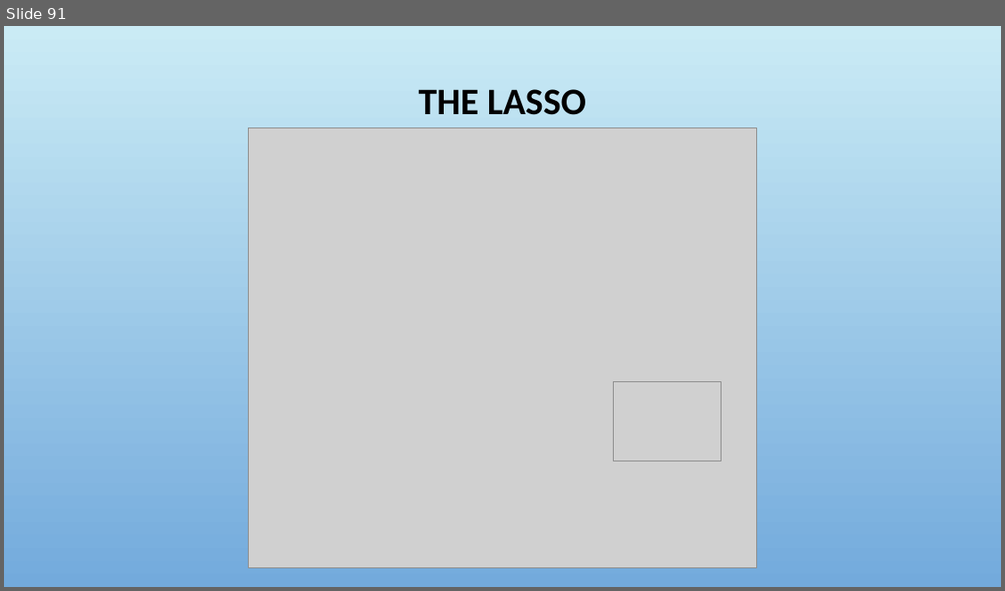
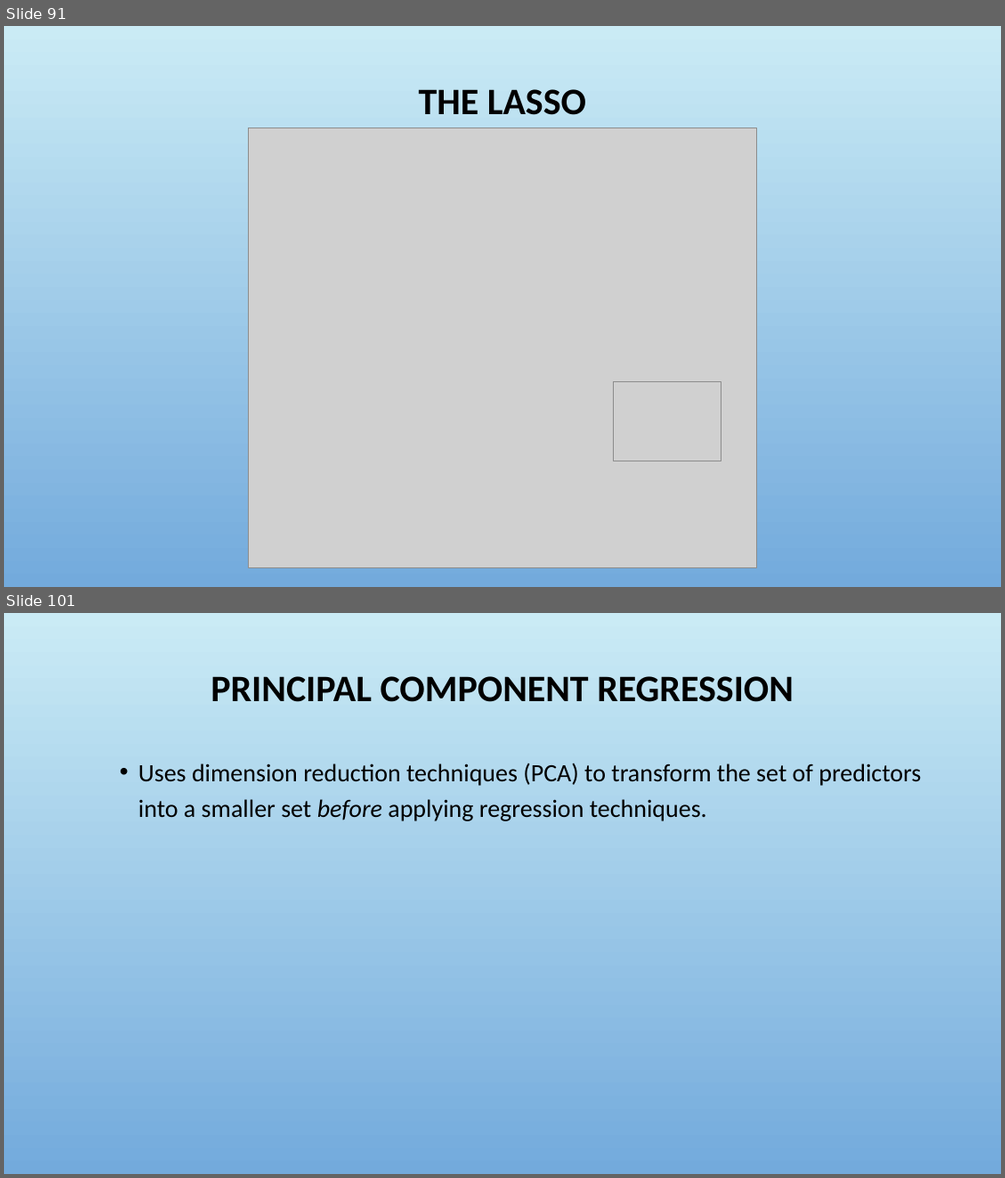
Before and after one commit to fredhutchio/intro-machine-learning, a slide deck: 3. Regression.pptx. Shown one above the other, each under a label of ours: slide 91 before the commit, slides 91 and 101 after it; the slides between them are not shown. The pictures are 1005x591 and 1005x1178 pixels, drawn with LibreOffice and Linux fonts; fonts in the diff are those of the drawing; grey boxes stand for pictures; background and template pictures are left out. Boxes give left, top, right and bottom in pixels: in the first picture for what was removed or moved away, otherwise in the second. Text is boxed around its words. In the diff, an @@ line names an element or a change of style, - is before the commit and + after.

Commit message:
Regression Update

```diff
--- a/3. Regression.pptx
+++ b/3. Regression.pptx
@@ slide 101 added at (x1=4, y1=613, x2=1001, y2=1174), background picture (left out) @@
@@ title added at (x1=210, y1=676, x2=793, y2=702), 36 pt, text #000000, bold @@
+PRINCIPAL COMPONENT REGRESSION
@@ text added at (x1=138, y1=763, x2=921, y2=821), 24 pt, text #000000 @@
+    • Uses dimension reduction techniques (PCA) to transform the set of predictors into a smaller set before applying regression techniques.
```
Also in this commit, not shown: 1 slide changed, 30 other slides added.
